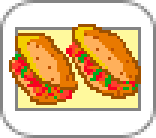
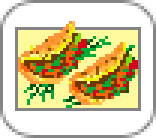
Layered file, before and after one edit (156×138). Changes by layer:
renamed "Слой 1" to "Слой 3", painted on it over [left=9, top=21, right=141, bottom=108]
